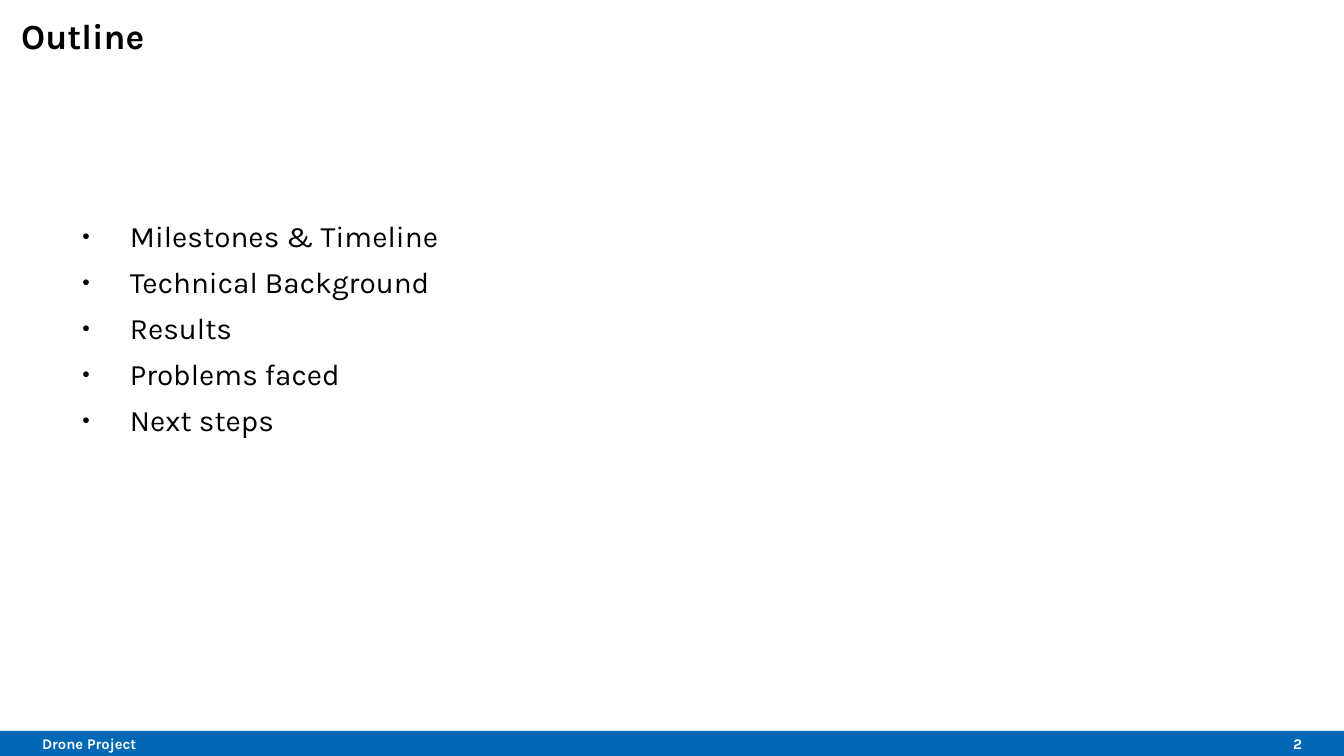
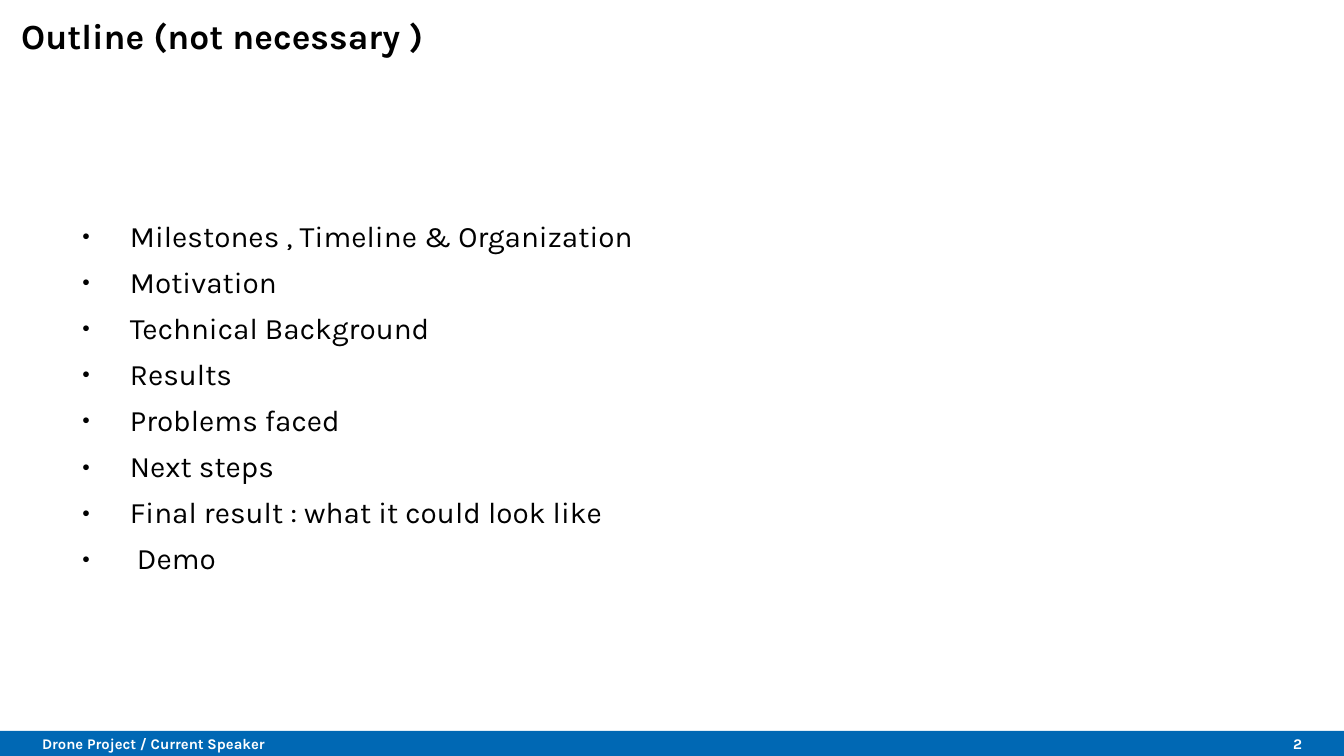
Before and after one commit to Belvin7/Drone_Project_personal-, a slide deck: slide 2 of AMS_Intermediate_Presentation.odp. Drawn at 1344x756 pixels with LibreOffice and Linux fonts; fonts in the diff are those of the drawing; background and template pictures are left out. Boxes give left, top, right and bottom in pixels: in the first picture for what was removed or moved away, otherwise in the second. Text is boxed around its words. In the diff, an @@ line names an element or a change of style, - is before the commit and + after.

```diff
--- a/AMS_Intermediate_Presentation.odp
+++ b/AMS_Intermediate_Presentation.odp
@@ title at <box>21,22,400,58</box>: text changed @@
-Outline
+Outline (not necessary )
@@ text at <box>130,226,632,294</box>: text changed @@
-● Milestones & Timeline
+● Milestones , Timeline & Organization
+● Motivation
@@ text at <box>130,502,602,570</box>: paragraphs added @@
+● Final result : what it could look like
+● Demo
@@ text at <box>42,738,264,753</box>: text changed @@
-Drone Project
+Drone Project / Current Speaker
```
Also in this commit, not shown: 12 other slides changed, 3 slides added.
